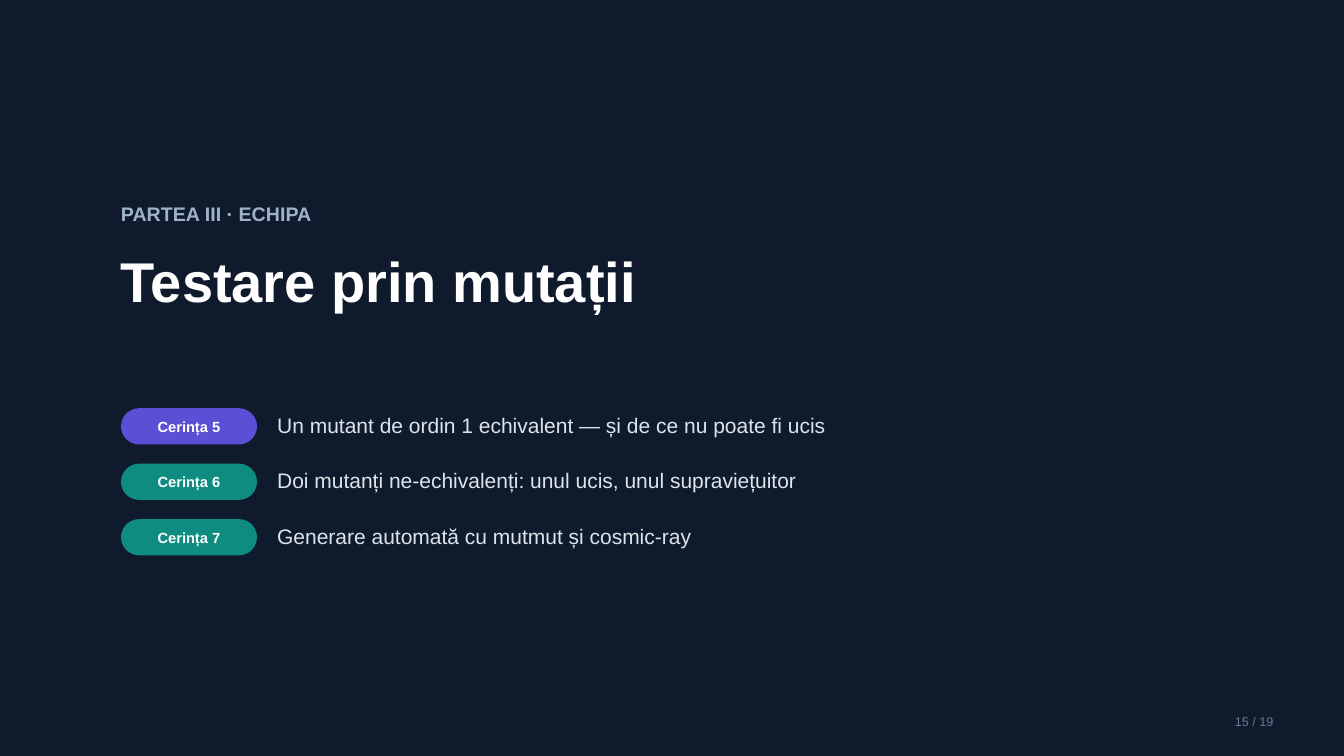
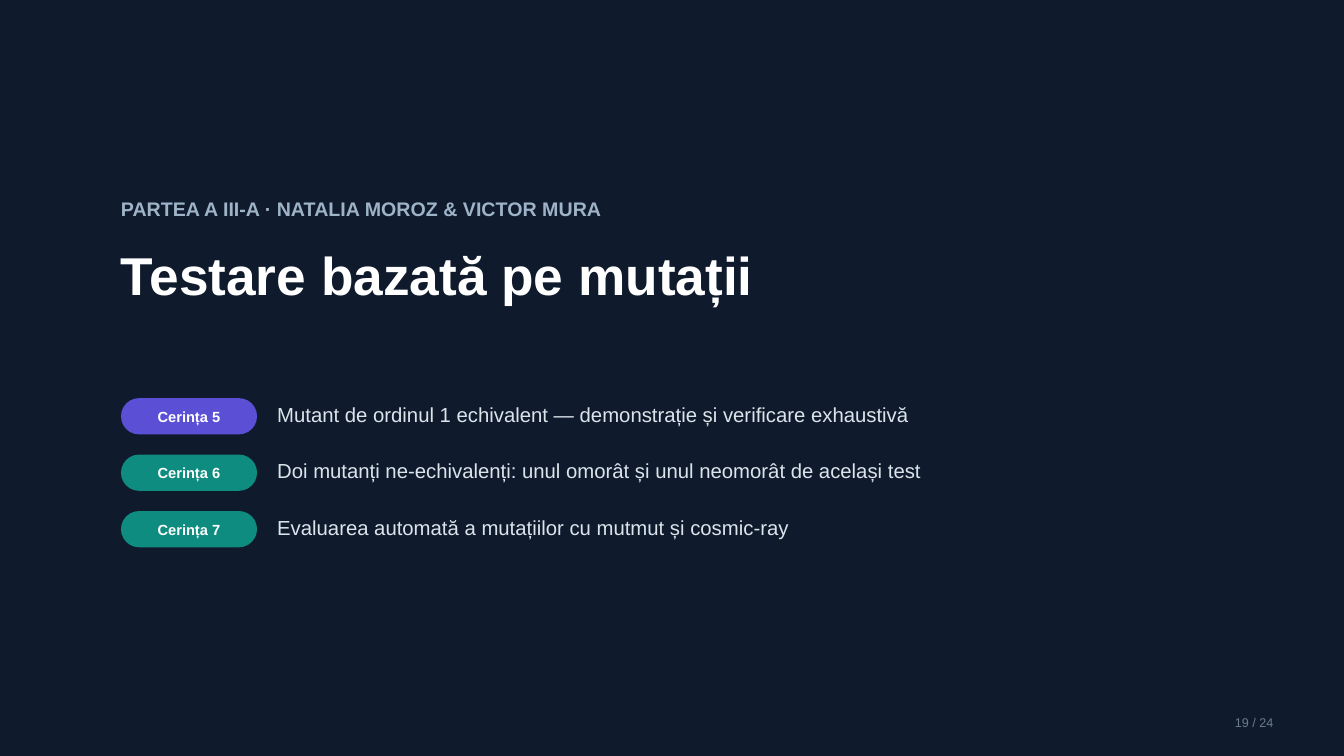
Before and after one commit to victormura/tss, a slide deck: slide 19 of proiect_laborator/docs/Prezentare_Laborator_TSS.pptx (slide 15 before the commit). Drawn at 1344x756 pixels with LibreOffice and Linux fonts; fonts in the diff are those of the drawing. Boxes give left, top, right and bottom in pixels: in the first picture for what was removed or moved away, otherwise in the second. Text is boxed around its words. In the diff, an @@ line names an element or a change of style, - is before the commit and + after.

```diff
--- a/proiect_laborator/docs/Prezentare_Laborator_TSS.pptx
+++ b/proiect_laborator/docs/Prezentare_Laborator_TSS.pptx
@@ text at (121,202,601,216): text changed @@
-PARTEA III · ECHIPA
+PARTEA A III-A · NATALIA MOROZ & VICTOR MURA
@@ text at (121,256,752,305): text changed; size 40 to 38 pt @@
-Testare prin mutații
+Testare bazată pe mutații
@@ 3 rounded rectangles: place and size @@
-3 rounded rectangles at (121,408,257,556)
+3 rounded rectangles at (121,398,257,547)
@@ text at (277,407,908,427): text changed; size 15 to 14.5 pt @@
-Un mutant de ordin 1 echivalent — și de ce nu poate fi ucis
+Mutant de ordinul 1 echivalent — demonstrație și verificare exhaustivă
@@ text at (277,463,921,483): text changed; size 15 to 14.5 pt @@
-Doi mutanți ne-echivalenți: unul ucis, unul supraviețuitor
+Doi mutanți ne-echivalenți: unul omorât și unul neomorât de același test
@@ text at (277,520,788,540): text changed; size 15 to 14.5 pt @@
-Generare automată cu mutmut și cosmic-ray
+Evaluarea automată a mutațiilor cu mutmut și cosmic-ray
@@ text at (1235,718,1273,727): text changed @@
-15 / 19
+19 / 24
```
Also in this commit, not shown: 12 other slides changed, 11 slides added, 6 slides removed, 17 other files.
